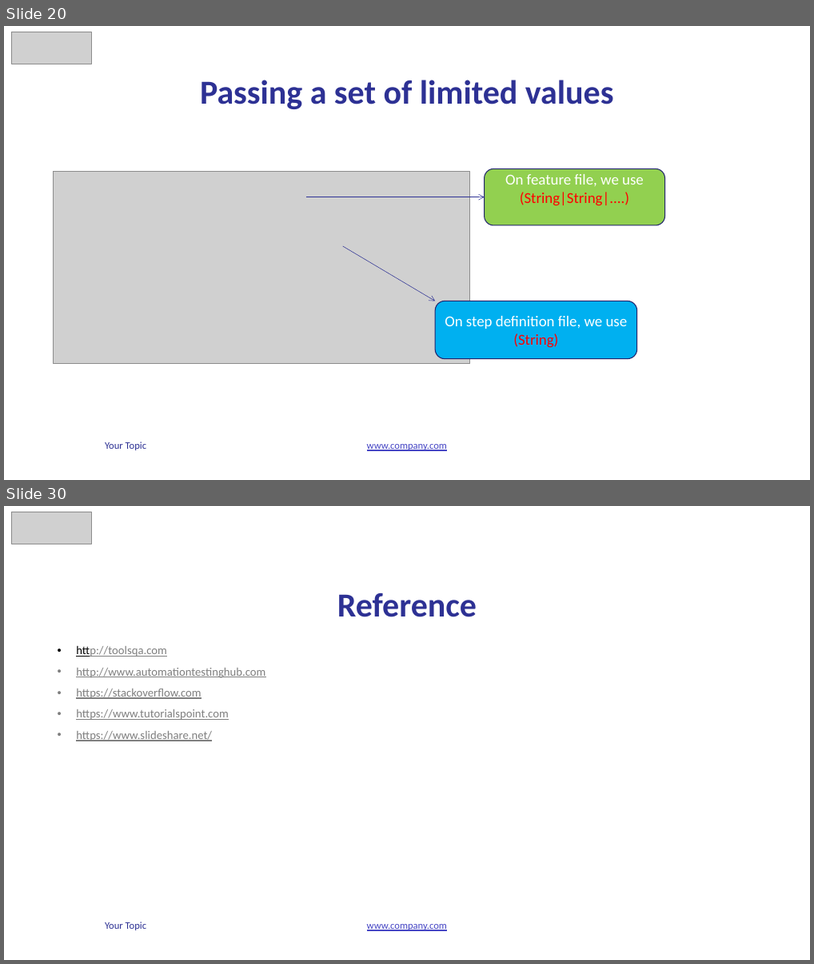
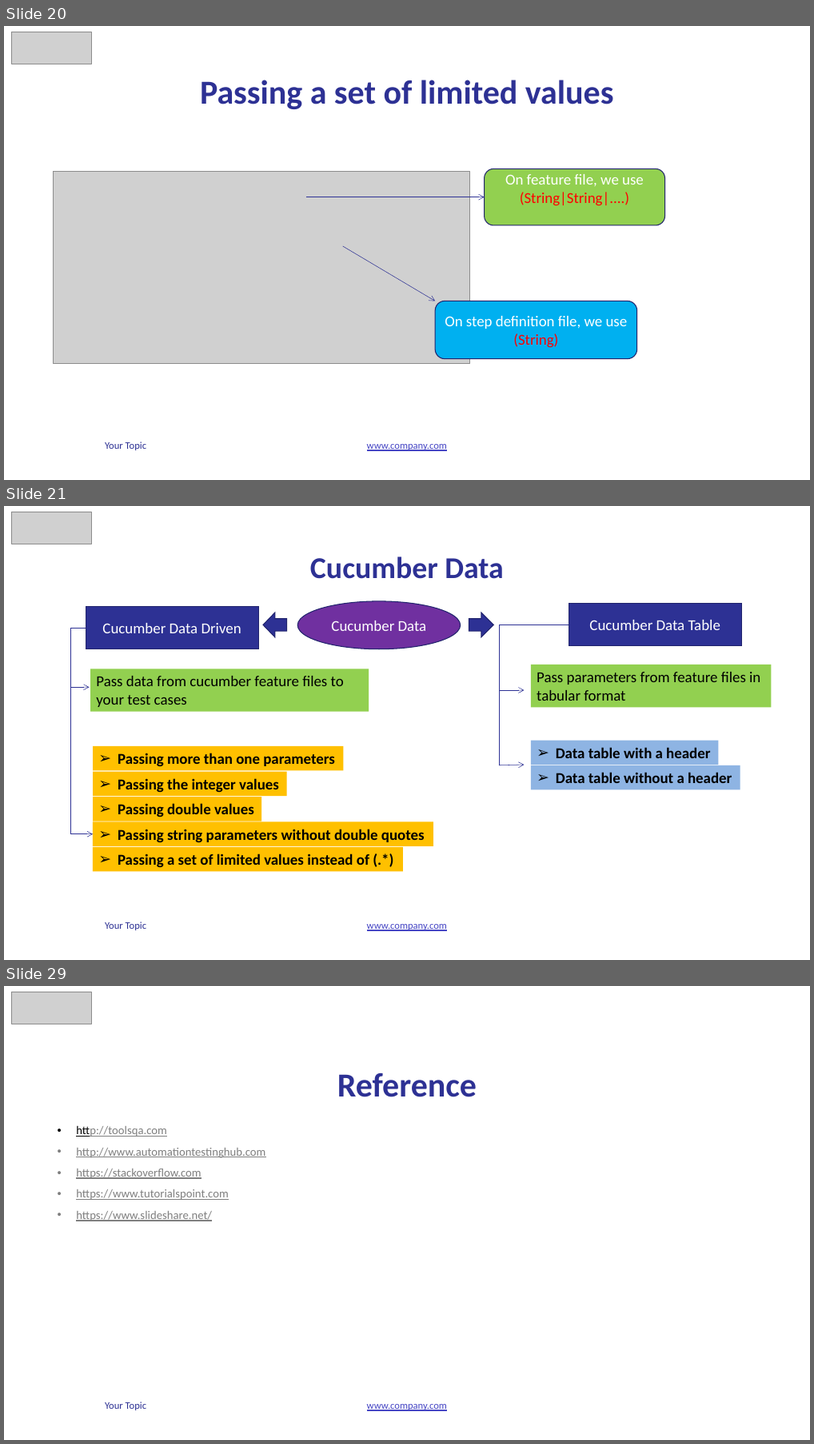
Before and after one commit to vunguyen2588/Cucumber, a slide deck: b4uconference_cucumber_slide.pptx. Shown one above the other, each under a label of ours: slides 20 and 30 before the commit, slides 20, 21 and 29 after it; the slides between them are not shown. The pictures are 814x964 and 814x1444 pixels, drawn with LibreOffice and Linux fonts; fonts in the diff are those of the drawing; grey boxes stand for pictures. Boxes give left, top, right and bottom in pixels: in the first picture for what was removed or moved away, otherwise in the second. Text is boxed around its words. In the diff, an @@ line names an element or a change of style, - is before the commit and + after.

```diff
--- a/b4uconference_cucumber_slide.pptx
+++ b/b4uconference_cucumber_slide.pptx
@@ slide 21 added at (4,506,810,960), background #FFFFFF; not listed: 2 template elements that a slide beside it also shows @@
@@ picture added at (11,512,92,544) @@
@@ title added at (310,556,503,579), 36 pt, text #2D3194, bold @@
+Cucumber Data
@@ ellipse added at (298,601,461,648), fill #7030A0, outline #21246D 1 pt, 18 pt, text #FFFFFF @@
+Cucumber Data
@@ rectangle added at (86,607,258,648), fill #2D3194, outline #21246D 1 pt, 18 pt, text #FFFFFF @@
+Cucumber Data Driven
@@ left arrow added at (263,612,287,637), fill #2D3194, outline #21246D 1 pt @@
@@ right arrow added at (470,612,494,637), fill #2D3194, outline #21246D 1 pt @@
@@ line added from (569, 624) to (499, 624), #2D3194 0.5 pt @@
@@ line added from (499, 625) to (499, 765), #2D3194 0.5 pt @@
@@ rectangle added at (569,604,742,646), fill #2D3194, outline #21246D 1 pt, 18 pt, text #FFFFFF @@
+Cucumber Data Table
@@ elbow arrow added from (86, 628) to (93, 834), #2D3194 0.5 pt @@
@@ rectangle added at (90,668,369,712), fill #92D050, 18 pt, text #000000 @@
+Pass data from cucumber feature files to your test cases
@@ rectangle added at (531,664,772,708), fill #92D050, 18 pt, text #000000 @@
+Pass parameters from feature files in tabular format
@@ arrow added from (71, 687) to (90, 687), #2D3194 0.5 pt @@
@@ arrow added from (499, 690) to (524, 690), #2D3194 0.5 pt @@
@@ rectangle added at (531,740,718,764), fill #8EB4E3, 18 pt, text #000000, bold @@
+➢ Data table with a header
@@ rectangle added at (93,746,343,770), fill #FFC000, 18 pt, text #000000, bold @@
+➢ Passing more than one parameters
@@ arrow added from (499, 765) to (524, 764), #2D3194 0.5 pt @@
@@ rectangle added at (531,765,740,789), fill #8EB4E3, 18 pt, text #000000, bold @@
+➢ Data table without a header
@@ text added at (118,778,279,792), 18 pt, text #000000, bold @@
+➢ Passing the integer values
@@ text added at (118,803,254,817), 18 pt, text #000000, bold @@
+➢ Passing double values
@@ rectangle added at (93,822,434,846), fill #FFC000, 18 pt, text #000000, bold @@
+➢ Passing string parameters without double quotes
@@ rectangle added at (93,847,403,871), fill #FFC000, 18 pt, text #000000, bold @@
+➢ Passing a set of limited values instead of (.*)
@@ what was slide 30 is now slide 29 @@
```
Also in this commit, not shown: 4 slides changed, 3 other slides added, 5 slides removed, 5 other files.
